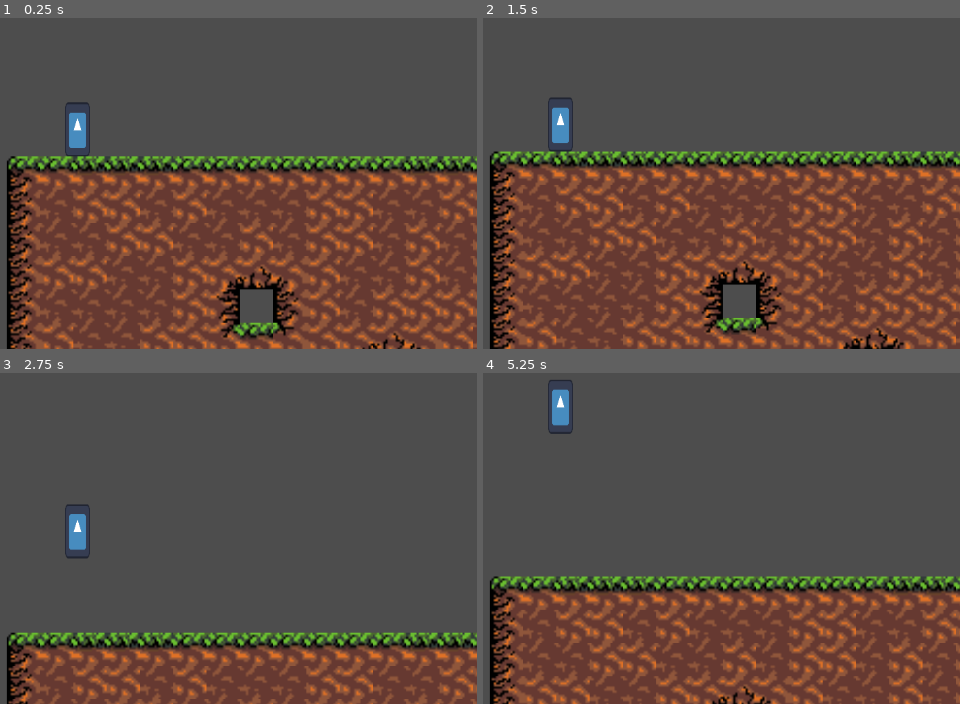
Above: before the commit, frames 1-4 (two rows, left to right).
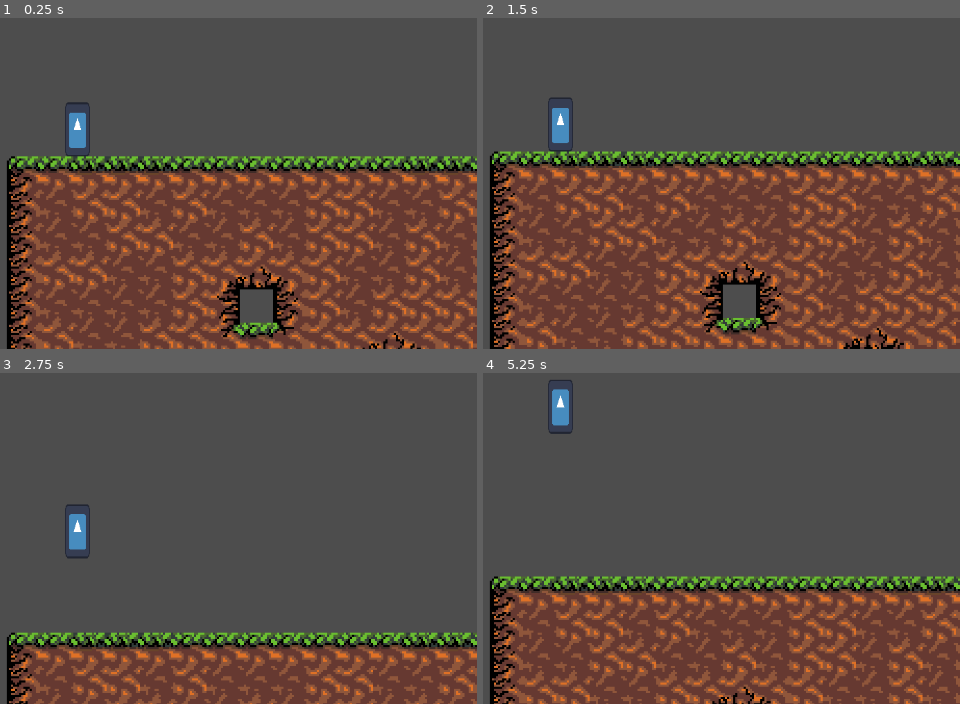
Above: after the commit, the same moments.

Repository: WhizzIer/Platformer-clone
Game: Godot game, scene res://Scenes/game.tscn
Same seed, same stepped clock (60 frames per second), same inputs: the game is played once before the commit and once after it. The engine's default icon, where the game draws it, is replaced by a stand-in: a white triangle on a blue panel in a dark square.
Inputs:
- Up to frame 1 (0.25 s): no input
- Up to frame 2 (1.5 s): tap Enter at 1.25 s
- Up to frame 3 (2.75 s): tap Space at 2 s
- Up to frame 4 (5.25 s): tap Enter at 4.25 s; tap Space at 5 s

The runs differ from the first frame. In frame 1, 3.0% of the frame differs, in the area x 1-100%, y 30-100%; in frame 2, 3.0%; in frame 3, 1.7%; in frame 4, 2.0%.

Commit message:
skript für todeszone
Kien Plan was man da machen muss...

Diff:
--- a/Scenes/ground.tscn
+++ b/Scenes/ground.tscn
@@ -1,13 +1,28 @@
-[gd_scene load_steps=4 format=3 uid="uid://btnbh71fubl6y"]
+[gd_scene load_steps=5 format=3 uid="uid://btnbh71fubl6y"]
 
 [ext_resource type="Texture2D" uid="uid://dn2s3bsrqkg1v" path="res://icon.svg" id="1_yh8r4"]
 
 [sub_resource type="PhysicsMaterial" id="PhysicsMaterial_lv0v5"]
 
+[sub_resource type="GDScript" id="GDScript_688p1"]
+script/source = "extends StaticBody2D
+
+
+# Called when the node enters the scene tree for the first time.
+func _ready() -> void:
+	pass # Replace with function body.
+
+
+# Called every frame. 'delta' is the elapsed time since the previous frame.
+func _process(delta: float) -> void:
+	pass
+"
+
 [sub_resource type="WorldBoundaryShape2D" id="WorldBoundaryShape2D_yh8r4"]
 
 [node name="Welt Ende" type="StaticBody2D"]
 physics_material_override = SubResource("PhysicsMaterial_lv0v5")
+script = SubResource("GDScript_688p1")
 
 [node name="CollisionShape2D" type="CollisionShape2D" parent="."]
 shape = SubResource("WorldBoundaryShape2D_yh8r4")
--- a/project.godot
+++ b/project.godot
@@ -42,3 +42,7 @@
 "events": [Object(InputEventMouseButton,"resource_local_to_scene":false,"resource_name":"","device":-1,"window_id":0,"a …(258 unchanged characters)…
 ]
 }
+
+[rendering]
+
+textures/canvas_textures/default_texture_filter=0
